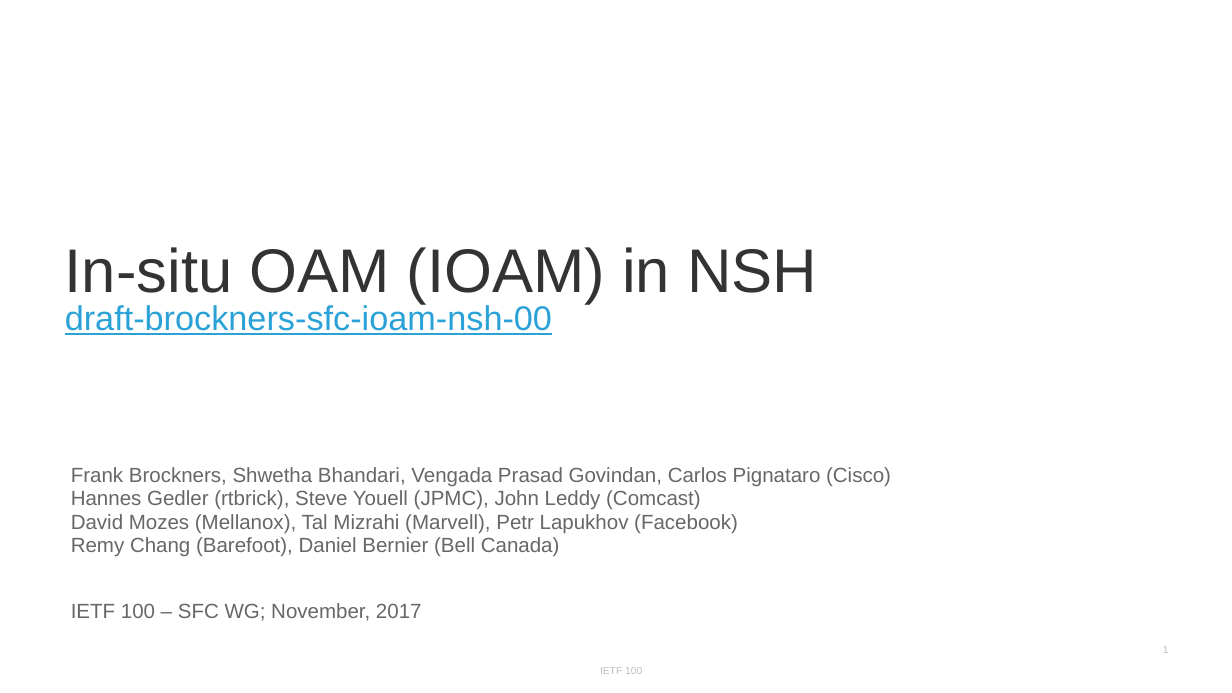
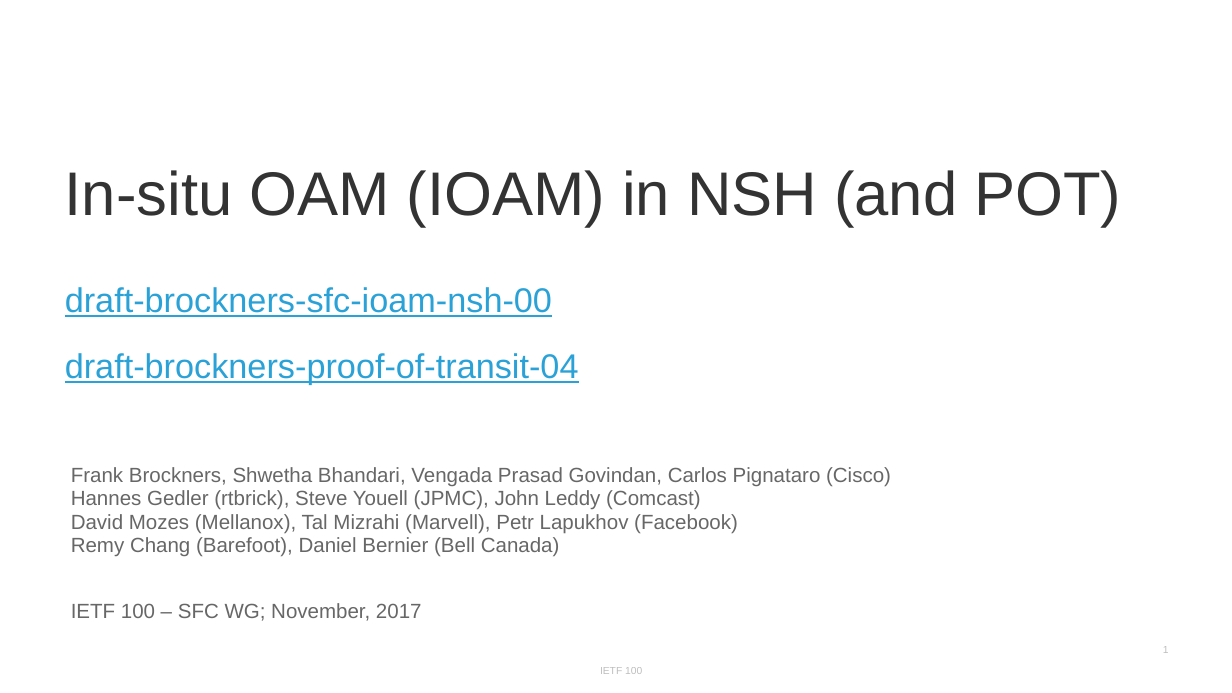
Before and after one commit to inband-oam/ietf, a slide deck: slide 1 of presentations/IETF100/IETF100-SFC-IOAM.pptx. Drawn at 1232x693 pixels with LibreOffice and Linux fonts; fonts in the diff are those of the drawing. Boxes give left, top, right and bottom in pixels: in the first picture for what was removed or moved away, otherwise in the second. Text is boxed around its words. In the diff, an @@ line names an element or a change of style, - is before the commit and + after.

```diff
--- a/presentations/IETF100/IETF100-SFC-IOAM.pptx
+++ b/presentations/IETF100/IETF100-SFC-IOAM.pptx
@@ title at bbox=[65, 170, 1121, 384]: text changed @@
-In-situ OAM (IOAM) in NSH
-draft-brockners-sfc-ioam-nsh-00
+In-situ OAM (IOAM) in NSH (and POT)
+draft-brockners-sfc-ioam-nsh-00
+draft-brockners-proof-of-transit-04
```
Also in this commit, not shown: 3 other slides changed, 1 slide added, 5 other files.
